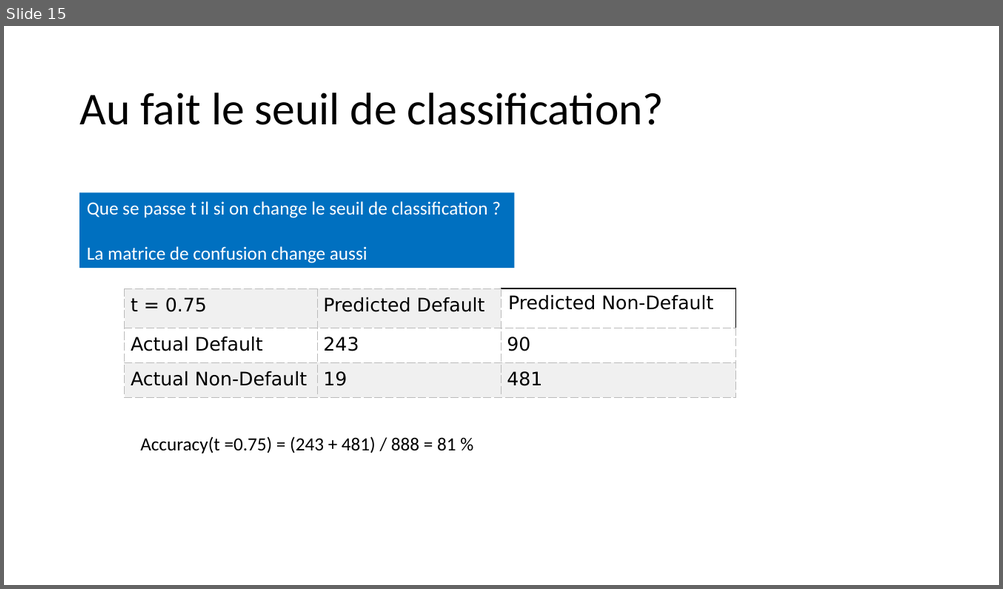
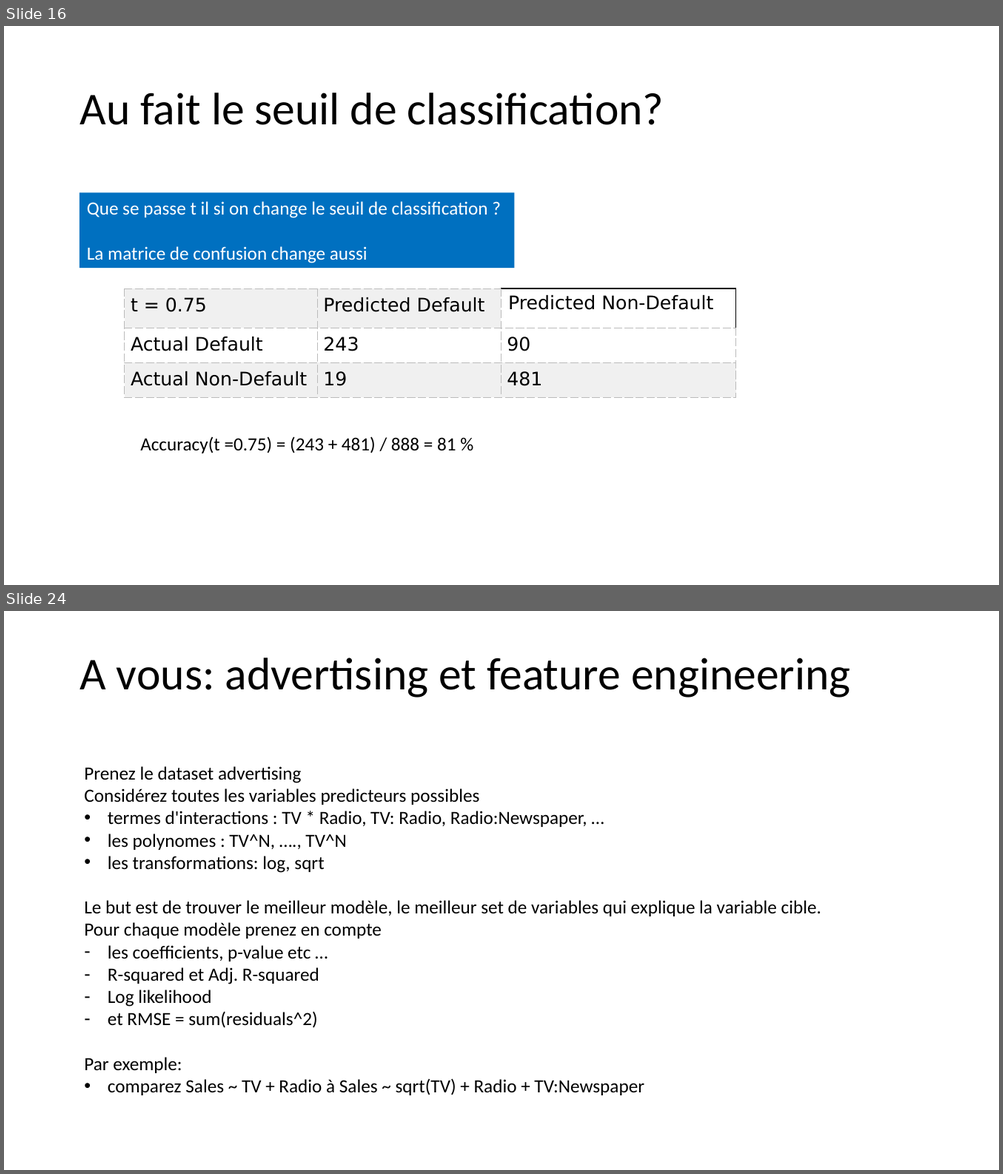
Before and after one commit to alexisperrier/XEmines_DataScience_2020, a slide deck: slides/XEM20_S1D4_Logistic_regression.pptx. Shown one above the other, each under a label of ours: slide 15 before the commit, slides 16 and 24 after it; the slides between them are not shown. The pictures are 1003x589 and 1003x1174 pixels, drawn with LibreOffice and Linux fonts; fonts in the diff are those of the drawing. Boxes give left, top, right and bottom in pixels: in the first picture for what was removed or moved away, otherwise in the second. Text is boxed around its words. In the diff, an @@ line names an element or a change of style, - is before the commit and + after.

```diff
--- a/slides/XEM20_S1D4_Logistic_regression.pptx
+++ b/slides/XEM20_S1D4_Logistic_regression.pptx
@@ slide 24 added at <box>4,611,999,1170</box>, background #FFFFFF @@
@@ title added at <box>79,658,850,698</box>, 44 pt, text #000000 @@
+A vous: advertising et feature engineering
@@ text added at <box>84,766,821,1096</box>, 18 pt, text #000000 @@
+Prenez le dataset advertising
+Considérez toutes les variables predicteurs possibles
+• termes d'interactions : TV * Radio, TV: Radio, Radio:Newspaper, …
+• les polynomes : TV^N, …., TV^N
+• les transformations: log, sqrt
+Le but est de trouver le meilleur modèle, le meilleur set de variables qui explique la variable cible.
+Pour chaque modèle prenez en compte
+– les coefficients, p-value etc …
+– R-squared et Adj. R-squared
+– Log likelihood
+– et RMSE = sum(residuals^2)
+Par exemple:
+• comparez Sales ~ TV + Radio à Sales ~ sqrt(TV) + Radio + TV:Newspaper
@@ what was slide 15 is now slide 16 @@
```
Also in this commit, not shown: 8 other slides added, 1 slide removed, 3 other files.
